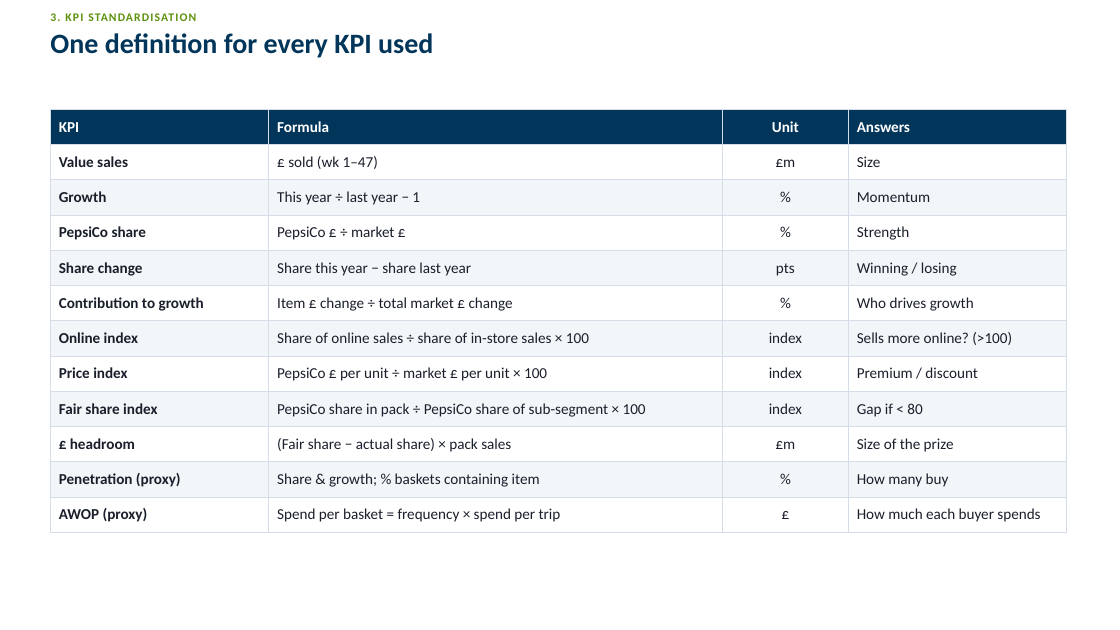
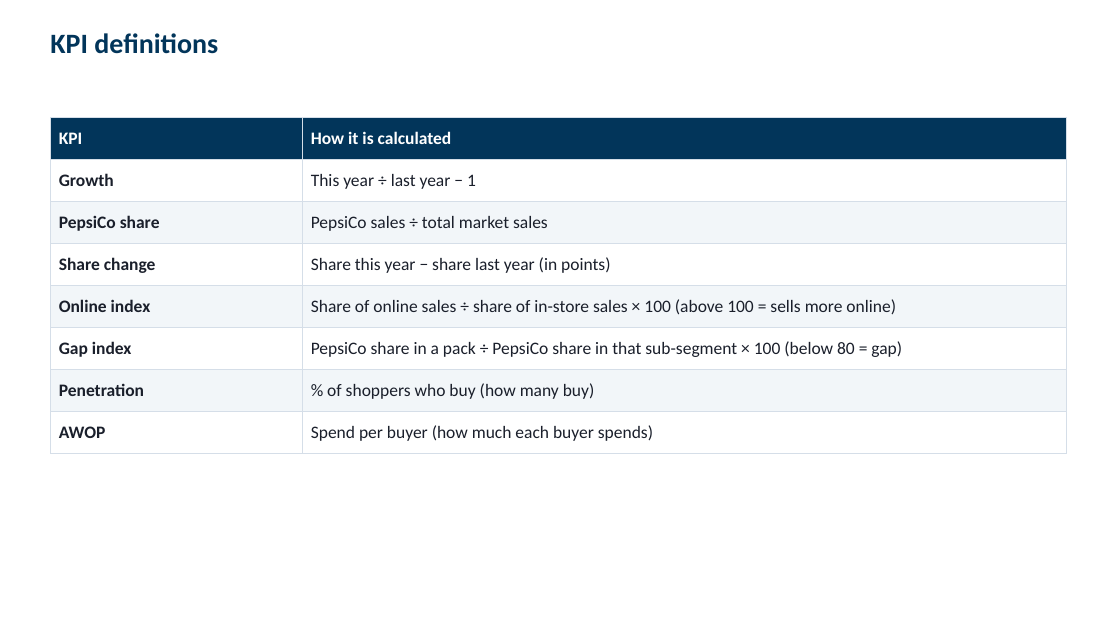
Before and after one commit to harshjunekumar/test-sample, a slide deck: slide 4 of case_study/PepsiCo_Savoury_Case_Study_Deck.pptx. Drawn at 1120x630 pixels with LibreOffice and Linux fonts; fonts in the diff are those of the drawing. Boxes give left, top, right and bottom in pixels: in the first picture for what was removed or moved away, otherwise in the second. Text is boxed around its words. In the diff, an @@ line names an element or a change of style, - is before the commit and + after.

```diff
--- a/case_study/PepsiCo_Savoury_Case_Study_Deck.pptx
+++ b/case_study/PepsiCo_Savoury_Case_Study_Deck.pptx
@@ text removed at (x1=50, y1=13, x2=196, y2=21) @@
-3. KPI STANDARDISATION
@@ title at (x1=50, y1=33, x2=218, y2=54): text changed @@
-One definition for every KPI used
+KPI definitions
@@ table at (x1=50, y1=118, x2=1067, y2=445) @@
-KPI | Formula | Unit | Answers
-Value sales | £ sold (wk 1–47) | £m | Size
-Growth | This year ÷ last year − 1 | % | Momentum
-PepsiCo share | PepsiCo £ ÷ market £ | % | Strength
-Share change | Share this year − share last year | pts | Winning / losing
-Contribution to growth | Item £ change ÷ total market £ change | % | Who drives growth
-Online index | Share of online sales ÷ share of in-store sales × 100 | index | Sells more online? (>100)
-Price index | PepsiCo £ per unit ÷ market £ per unit × 100 | index | Premium / discount
-Fair share index | PepsiCo share in pack ÷ PepsiCo share of sub-segment × 100 | index | Gap if < 80
-£ headroom | (Fair share − actual share) × pack sales | £m | Size of the prize
-Penetration (proxy) | Share & growth; % baskets containing item | % | How many buy
-AWOP (proxy) | Spend per basket = frequency × spend per trip | £ | How much each buyer spends
+KPI | How it is calculated
+Growth | This year ÷ last year − 1
+PepsiCo share | PepsiCo sales ÷ total market sales
+Share change | Share this year − share last year (in points)
+Online index | Share of online sales ÷ share of in-store sales × 100 (above 100 = sells more online)
+Gap index | PepsiCo share in a pack ÷ PepsiCo share in that sub-segment × 100 (below 80 = gap)
+Penetration | % of shoppers who buy (how many buy)
+AWOP | Spend per buyer (how much each buyer spends)
@@ table resized from (x1=50, y1=109, x2=1067, y2=526) to (x1=50, y1=118, x2=1067, y2=445) @@
```
Also in this commit, not shown: 6 other slides changed, 2 slides added, 2 slides removed.
